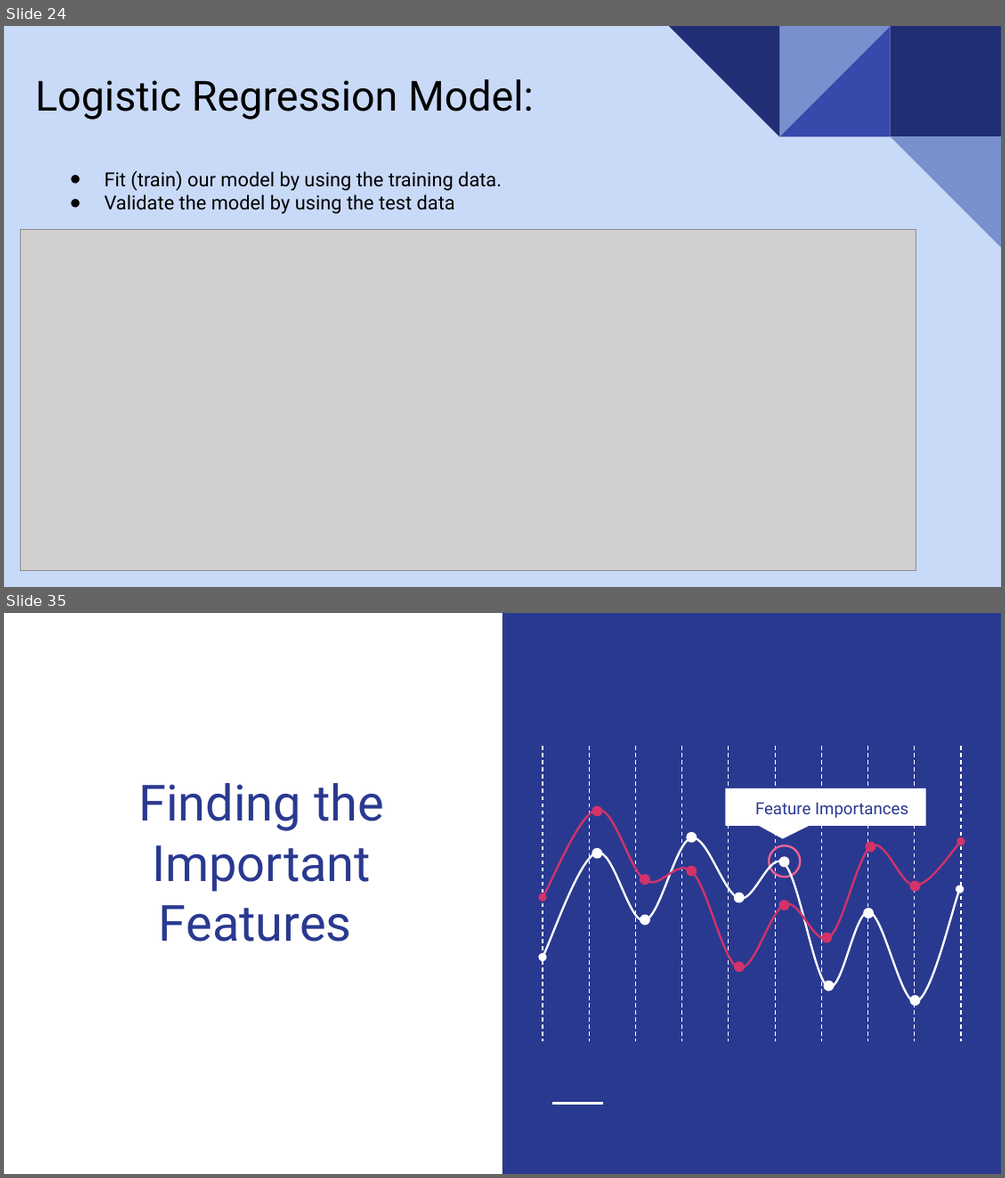
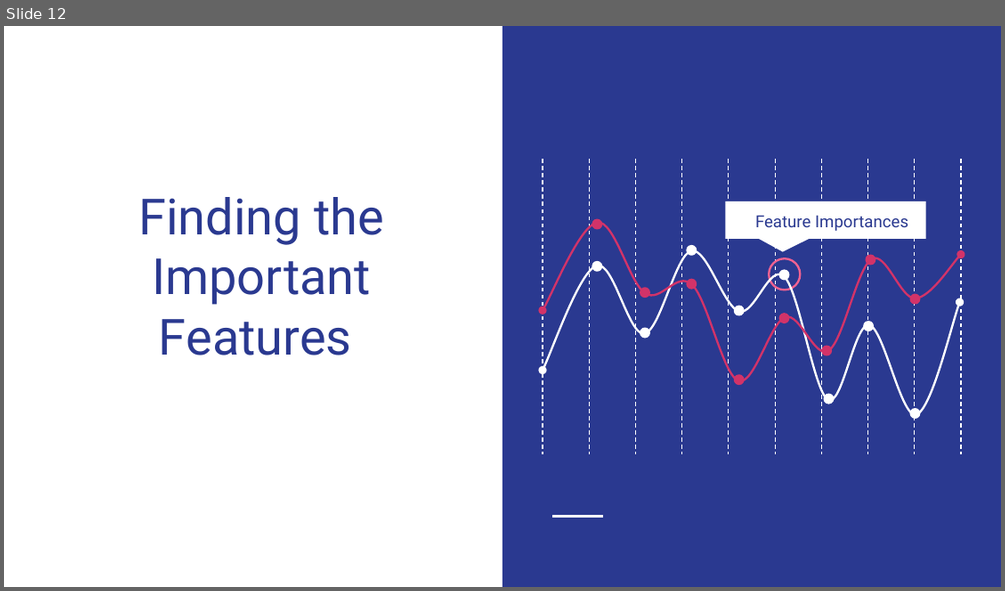
Before and after one commit to uzmabb182/Heroku-outcome-prediction, a slide deck: static/presentation/final_project_presentation_slides.pptx. Shown one above the other, each under a label of ours: slides 24 and 35 before the commit, slide 12 after it; the slides between them are not shown. The pictures are 1005x1178 and 1005x591 pixels, drawn with LibreOffice and Linux fonts; fonts in the diff are those of the drawing; grey boxes stand for pictures. Boxes give left, top, right and bottom in pixels: in the first picture for what was removed or moved away, otherwise in the second. Text is boxed around its words. In the diff, an @@ line names an element or a change of style, - is before the commit and + after.

```diff
--- a/static/presentation/final_project_presentation_slides.pptx
+++ b/static/presentation/final_project_presentation_slides.pptx
@@ slide 24 removed at [4, 26, 1001, 587], background #C9DAF8 @@
@@ title removed at [35, 79, 534, 119] @@
-Logistic Regression Model:
@@ group removed at [669, 26, 1001, 248]: 4 right triangles, 1 rectangle @@
@@ text removed at [105, 170, 502, 214] @@
-● Fit (train) our model by using the training data.
-● Validate the model by using the test data
@@ picture removed at [21, 229, 916, 571] @@
@@ what was slide 35 is now slide 12 @@
```
Also in this commit, not shown: 4 slides changed, 9 slides added, 32 other slides removed, 1 other file.
